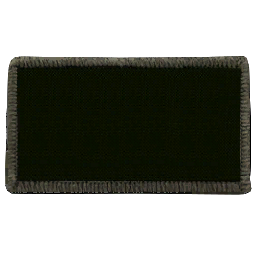
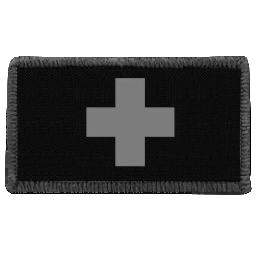
Layer changes from the first 256x256 image to the second:
added group "Patches Grey" with 13 layers above "Patches OD" over [5, 56, 252, 195]
added layer "(Other) MEDIC #1" in group "Patches Grey" over [86, 78, 175, 167]
added layer "PATCH BASE #1" in group "Patches Grey" over [5, 56, 252, 195]
added group "Patches OD" with 14 layers over [5, 56, 252, 195]
showed "Twilight", moved it into group "Patches OD", painted on it over [5, 56, 252, 195]
showed "Condor", moved it into group "Patches OD", painted on it over [45, 86, 217, 163]
moved "PATCH BASE" into group "Patches OD" over [5, 56, 252, 195]
